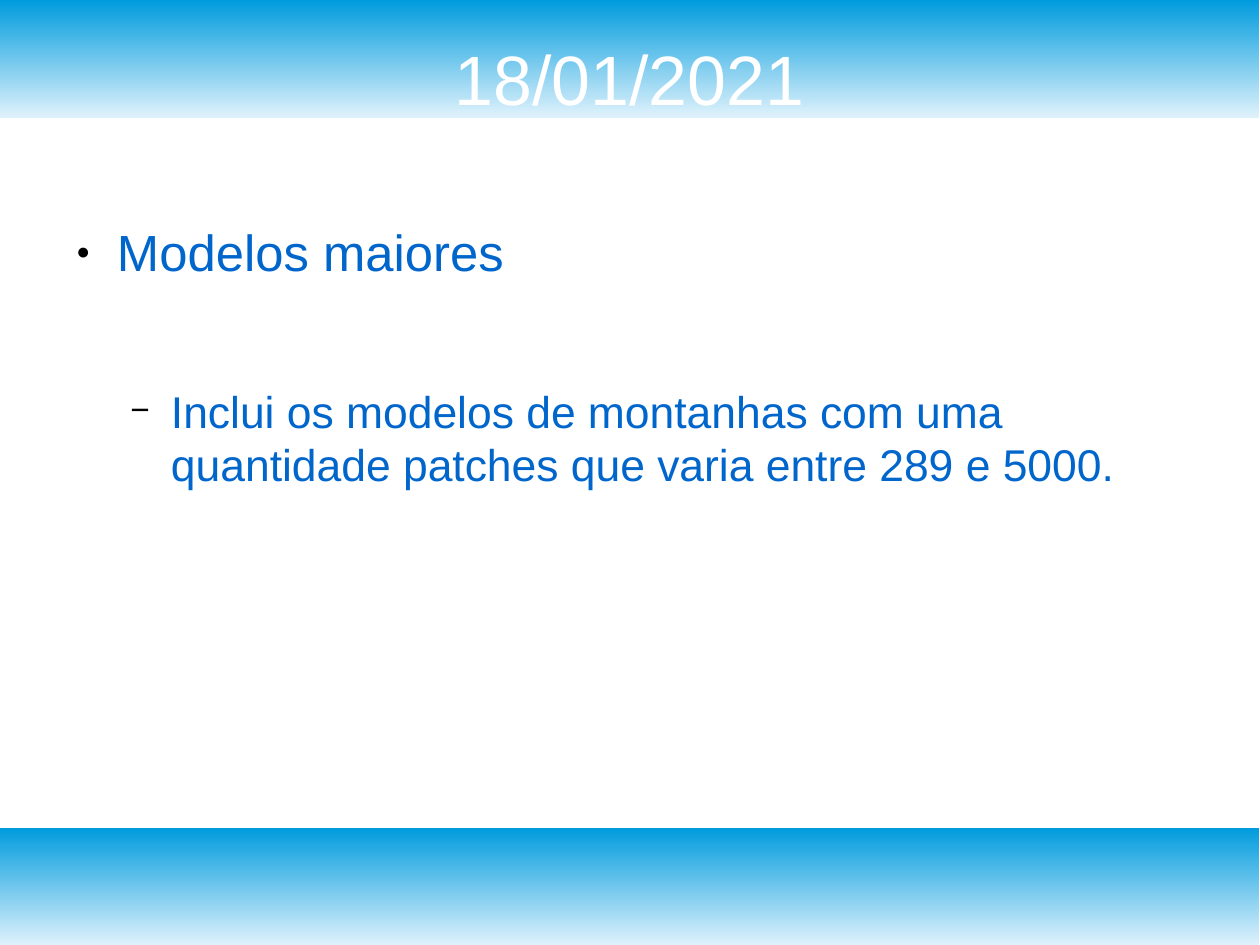
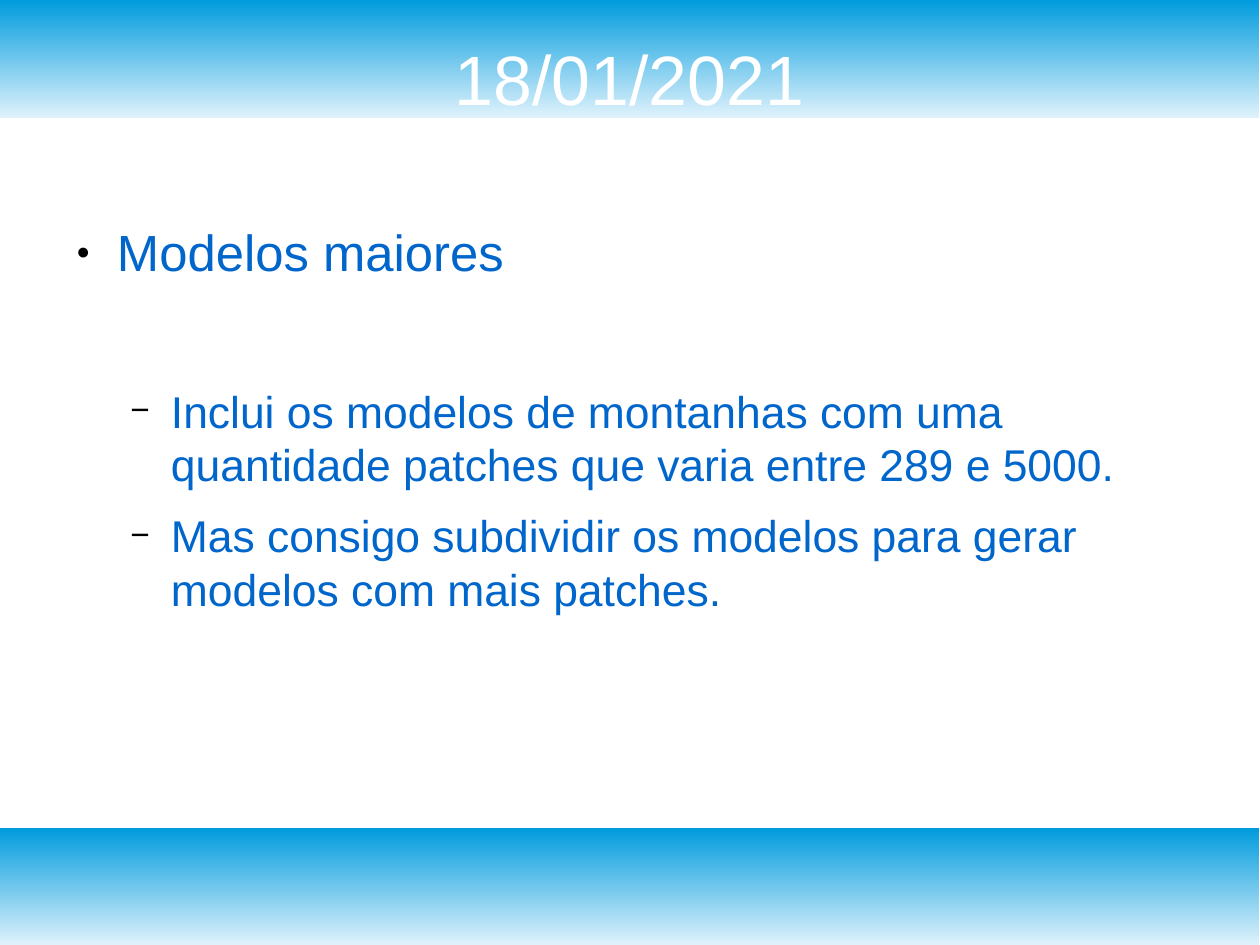
Before and after one commit to tiagosombrra/ApMeshTese, a slide deck: slide 4 of atas_reunioes/reuniao/apresentacao.odp (slide 3 before the commit). Drawn at 1260x945 pixels with LibreOffice and Linux fonts; fonts in the diff are those of the drawing. Boxes give left, top, right and bottom in pixels: in the first picture for what was removed or moved away, otherwise in the second. Text is boxed around its words. In the diff, an @@ line names an element or a change of style, - is before the commit and + after.

```diff
--- a/atas_reunioes/reuniao/apresentacao.odp
+++ b/atas_reunioes/reuniao/apresentacao.odp
@@ text at bbox=[171, 519, 1077, 615]: paragraph added @@
+  − Mas consigo subdividir os modelos para gerar modelos com mais patches.
```
Also in this commit, not shown: 1 other slide changed, 2 slides added, 1 slide removed, 10 other files.
